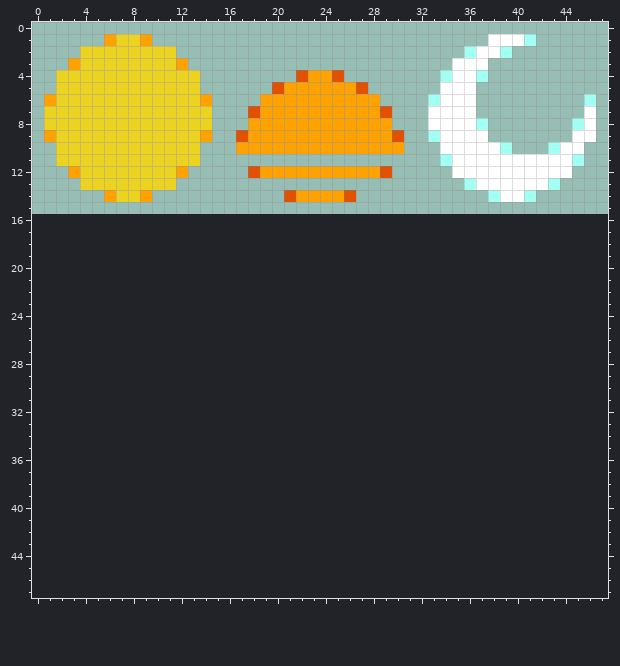
Pixel-art file, stored at DevTools/LDtk/dummy/DayTime.aseprite. This is how it looked before the edit.
48x16 pixels, 1 frame. The old version is drawn lined up with the new one, on the new canvas.
And afterwards:
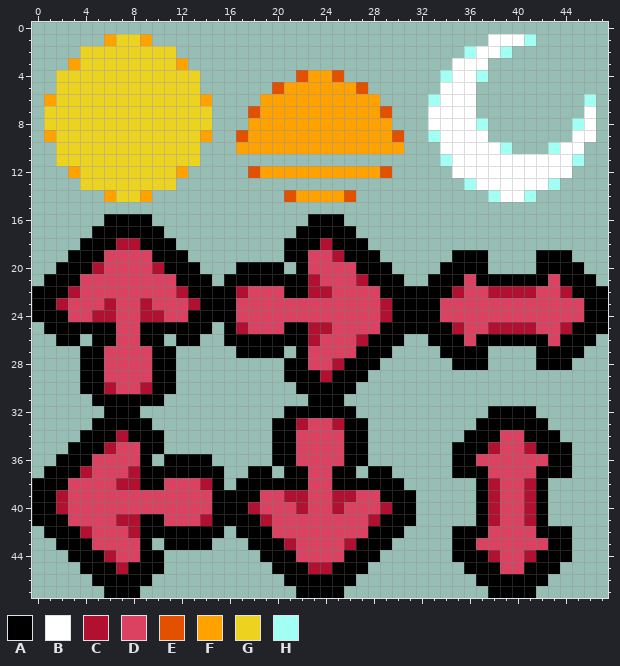
Palette (. is transparent): A #000000  B #ffffff  C #b21030  D #db4161  E #e35100  F #ffa200  G #ebd320  H #a2fff3
Edits made:
canvas 48x16 -> 48x48
Changed rows in their new state; - is an unchanged pixel.
first column x 0:
16 ------AAAA-------------AAA----------------------
17 -----AAAAAA-----------AAAAA---------------------
18 ----AAACCAAA---------AAACAAA--------------------
19 ---AAADDDDAAA--------AADDCAAA------AAA----AAA---
20 --AAACDDDDCAAA---AAAA-ADDDDAAA----AAAA----AAAA--
21 -AAADDDDDDDDAAA-AAAAAAACDDDCAAA--AAADAAAAAADAAA-
22 AAACDDDDDDDDCAAAACDDDAACCDDDDAAAAAACDDCCCCDDCAAA
23 AACDDDCDDCDDDCAAADDDDDDDDDDDDCAAAADDDDDDDDDDDDAA
24 AAADDCCDDCCDDAAAADDDDDDDDDDDDCAAAADDDDDDDDDDDDAA
25 -AAAAAADDAAAAAA-ACDDDAACCDDDDAAAAAACDDCCCCDDCAAA
26 --AA-AADDAA-AA--AAAAAAACDDDCAAA--AAADAAAAAADAAA-
27 ----AADDDDAA-----AAAA-ADDDDAAA----AAAA----AAAA--
28 ----AADDDDAA---------AADDCAAA------AAA----AAA---
29 ----AADDDDAA---------AAACAAA--------------------
30 ----AACDDCAA----------AAAAA---------------------
31 -----AAAAAA------------AAA----------------------
32 ------AAA------------AAAAAA-----------AAAA------
33 -----AAAAA----------AACDDCAA---------AAAAAA-----
34 ----AAACAAA---------AADDDDAA--------AAADDAAA----
35 ---AAACDDAA---------AADDDDAA-------AAACDDCAAA---
36 --AAADDDDA-AAAA-----AADDDDAA-------AADDDDDDAA---
37 -AAACDDDCAAAAAAA--AA-AADDAA-AA-----AAADDDDAAA---
38 AAADDDDCCAADDDCA-AAAAAADDAAAAAA------ACDDCA-----
39 AACDDDDDDDDDDDDAAAADDCCDDCCDDAAA-----ACDDCA-----
40 AACDDDDDDDDDDDDAAACDDDCDDCDDDCAA-----ACDDCA-----
41 AAADDDDCCAADDDCAAAACDDDDDDDDCAAA-----ACDDCA-----
42 -AAACDDDCAAAAAAA-AAADDDDDDDDAAA----AAADDDDAAA---
43 --AAADDDDA-AAAA---AAACDDDDCAAA-----AADDDDDDAA---
44 ---AAACDDAA--------AAADDDDAAA------AAACDDCAAA---
45 ----AAACAAA---------AAACCAAA--------AAADDAAA----
46 -----AAAAA-----------AAAAAA----------AAAAAA-----
47 ------AAA-------------AAAA------------AAAA------
